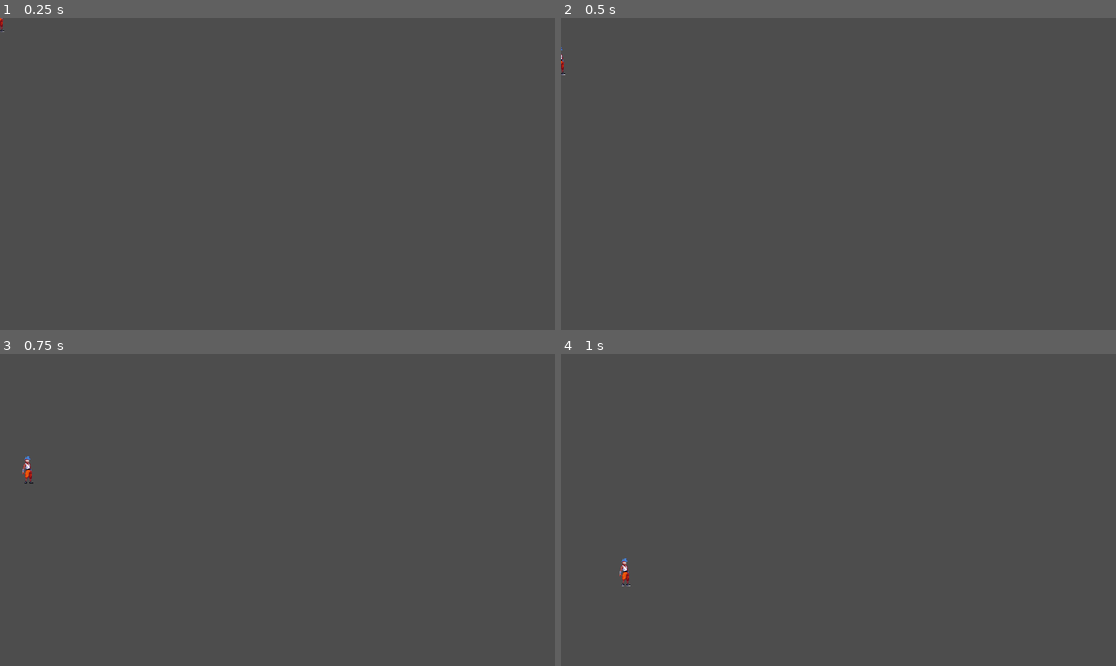
Above: before the commit, frames 1-4 (two rows, left to right).
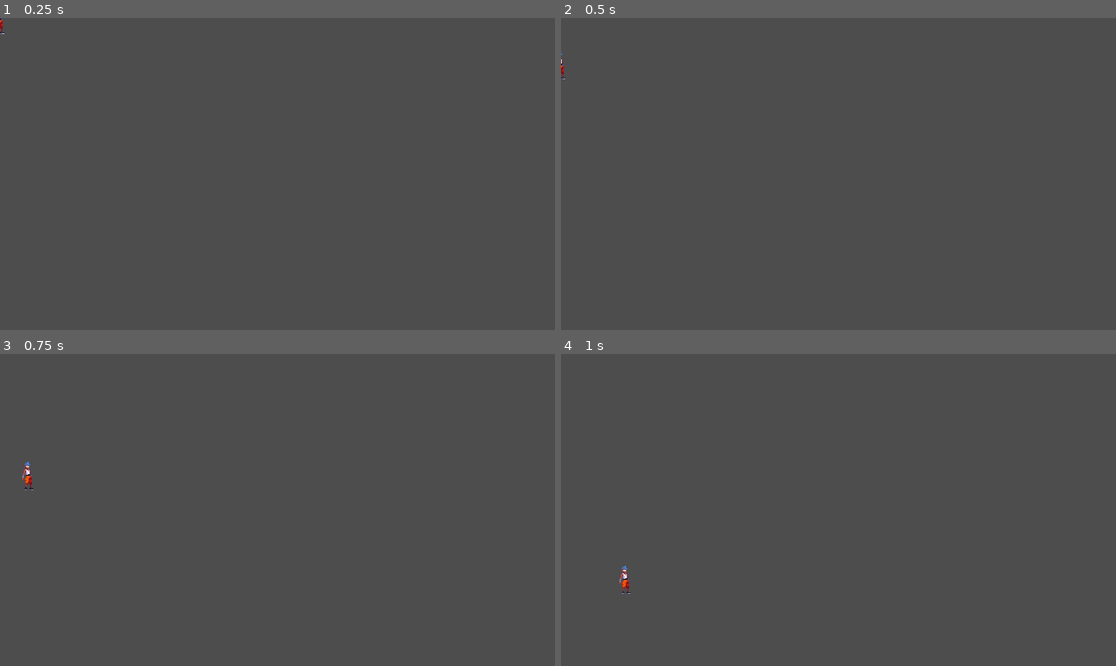
Above: after the commit, the same moments.

Repository: ikostan/2d_platformer_tutorial
Game: Godot game, scene res://scenes/player/player.tscn
Two runs of this game, one before a commit and one after it. Both use one fixed random seed, a clock stepped at 60 frames per second and the inputs below. The project has no main scene, so this scene is started directly.
Inputs:
- Up to frame 1 (0.25 s): no input
- Up to frame 2 (0.5 s): no input
- Up to frame 3 (0.75 s): tap Enter (ui_accept) at 0.5, 0.6 s; hold Right (ui_right) from 0.53 s (still down)
- Up to frame 4 (1 s): keep holding Right (ui_right); tap Enter (ui_accept) at 0.77 s

The runs differ from the first frame. In frame 1, less than 0.1% of the frame differs, in the area x 0-1%, y 0-6%; in frame 2, less than 0.1%; in frame 3, 0.1%; in frame 4, 0.1%, in the area x 10-13%, y 65-77%.

Commit message:
Update player.gd

Diff:
--- a/scripts/player/player.gd
+++ b/scripts/player/player.gd
@@ -11,15 +11,12 @@
 func _physics_process(delta: float) -> void:
 	# Add the gravity.
 	if not is_on_floor():
-		velocity += get_gravity() * delta
+		velocity.y += gravity * delta
 
-	# Handle jump.
-	if Input.is_action_just_pressed("ui_accept") and is_on_floor():
-		velocity.y = JUMP_VELOCITY
 
 	# Get the input direction and handle the movement/deceleration.
 	# As good practice, you should replace UI actions with custom gameplay actions.
-	var direction := Input.get_axis("ui_left", "ui_right")
+	var direction: float = Input.get_axis("ui_left", "ui_right")
 	if direction:
 		velocity.x = direction * SPEED
 	else:
